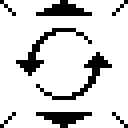
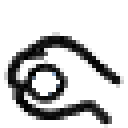
Comparing the layer stacks of the two 128px x 128px images. Changes:
hid "All" over <box>0,0,128,128</box>
added layer "Gripped Up" above "Rotate Down" over <box>4,32,124,128</box>
hid "Rotate Up" over <box>16,0,112,128</box>
